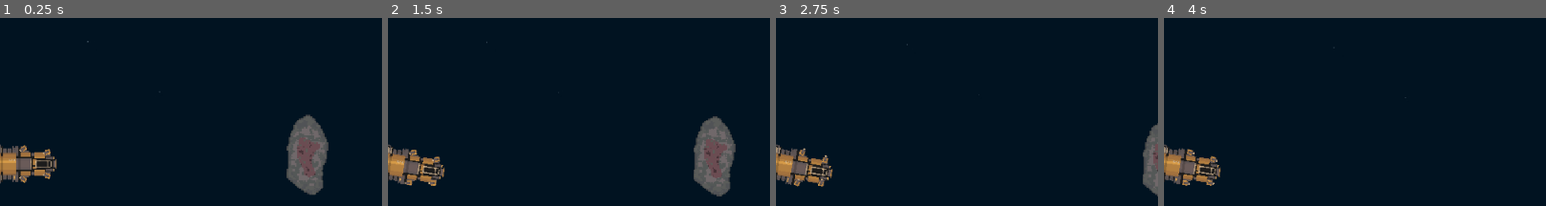
Above: before the commit, frames 1-4 (left to right).
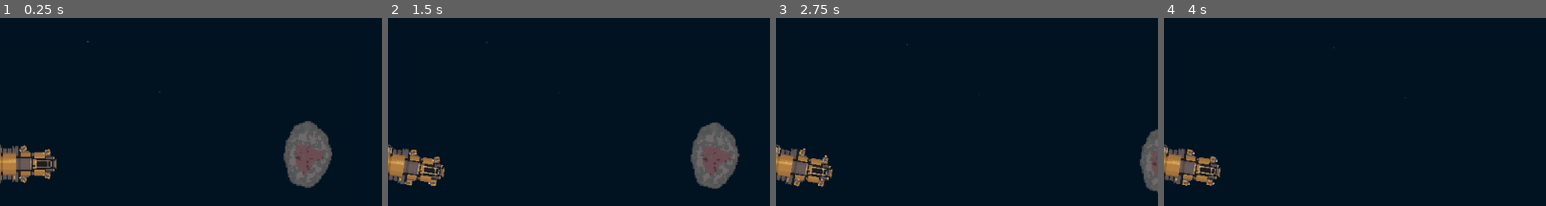
Above: after the commit, the same moments.

Repository: Senatrius/ablation
Game: Godot game, scene res://systems/game/game.tscn
The game is run twice, just before and just after one commit, with the same random seed, the same clock (stepped at 60 frames per second) and the same inputs.
Inputs (mouse positions are % of the whole screen's width and height, from its top left):
- Up to frame 1 (0.25 s): no input
- Up to frame 2 (1.5 s): tap Enter at 0.5 s; move the mouse to (72, 51) at 0.52 s; hold D (turn_right) 0.53-1.28 s; hold S (decelerate) 0.53-1.28 s; move the mouse to (30, 63) at 1.27 s; hold A (turn_left) from 1.28 s (still down); click (30, 63) at 1.35 s
- Up to frame 3 (2.75 s): move the mouse to (60, 32) at 2.02 s; release A (turn_left) at 2.03 s; hold D (turn_right) from 2.03 s (still down); hold S (decelerate) from 2.03 s (still down)
- Up to frame 4 (4 s): move the mouse to (45, 80) at 2.77 s; release D (turn_right) at 2.78 s; release S (decelerate) at 2.78 s; hold W (accelerate) 2.78-3.53 s; click (45, 80) at 2.85 s; tap Space at 3.5 s; move the mouse to (80, 74) at 3.52 s; hold A (turn_left) from 3.53 s (still down); hold S (decelerate) from 3.53 s (still down)
The pictures show only the part of the screen within x 50-100%, y 18-68%; the shares and areas given below are measured in that part.

The runs differ from the first frame. In frame 1, 1.5% of the frame differs, in the area x 74-87%, y 51-94%; in frame 2, 1.5%, in the area x 79-92%, y 52-95%; in frame 3, 0.4%; in frame 4, nothing differs.

Commit message:
rework asteroid breaking 2.0

Diff:
--- a/data/asteroids/small.tres
+++ b/data/asteroids/small.tres
@@ -8,8 +8,8 @@
 
 [resource]
 script = ExtResource("2_uv2hp")
-width = 40
-height = 70
+width = 45
+height = 60
 materials = Array[ExtResource("1_c0a1t")]([ExtResource("3_j6vh3"), ExtResource("2_b4kyp"), ExtResource("4_j6vh3")])
 layer_boundaries = Array[float]([0.79, 0.32])
 layer_variation = Array[float]([0.05, 0.4])
--- a/data/weapons/scatter_laser.tres
+++ b/data/weapons/scatter_laser.tres
@@ -6,10 +6,10 @@
 [resource]
 script = ExtResource("1_brt71")
 weapon_scene = ExtResource("2_3ifok")
-shots_per_second = 8.0
-damage = 0.5
+shots_per_second = 4.0
+damage = 2.0
 max_range = 350.0
-spread_radius = 6
+spread_radius = 4
 damage_radius = 2.0
 damage_falloff = 1.0
 id = &"scatter-laser"
--- a/systems/asteroid/asteroid.gd
+++ b/systems/asteroid/asteroid.gd
@@ -1,12 +1,18 @@
 @tool
 class_name Asteroid extends RigidBody2D
 
+## A chunk broke off. `material_counts` maps material index (into asteroid_def.materials) to cell count.
+## Listeners are copied onto fragments automatically, so connect once and you'll hear every piece.
 signal chunk_broken(material_counts: Dictionary[int, int], world_position: Vector2)
+## A disconnected piece split off as its own asteroid.
 signal fragment_spawned(fragment: Asteroid)
 
 const HIT_SEARCH_DISTANCE: float = 6.0
 const HIT_SEARCH_STEP: float = 0.5
+## How many visual damage stages a chunk goes through. Repainting is skipped between stages.
 const DAMAGE_PAINT_STEPS: int = 12
+## How far collision outlines are shrunk to clean up degenerate geometry. Invisible at this size.
+const COLLISION_CLEANUP_INSET: float = 0.01
 
 @export var asteroid_def: AsteroidDefinition
 @export var gen_seed: int = 0
@@ -14,13 +20,18 @@
 @export var mass_per_density: float = 0.01
 
 @export_group("Chunks")
-@export var chunk_size: float = 5.0
+## Average chunk diameter in cells.
+@export var chunk_size: float = 7.0
 @export_range(0.0, 0.9) var chunk_size_variation: float = 0.45
+## Chunks smaller than this get merged into a neighbour.
 @export var min_chunk_cells: int = 8
+## Multiplier on a chunk's summed cell durability. 1.0 = same total work as the old per-cell mining.
 @export var chunk_toughness: float = 1.0
+## Fraction of damage that also leaks into each neighbouring chunk. Builds chain breaks.
 @export_range(0.0, 1.0) var damage_spread: float = 0.1
 
 @export_group("Breaking")
+## Disconnected pieces smaller than this crumble into debris instead of floating away.
 @export var min_fragment_cells: int = 40
 @export var fragment_kick: float = 12.0
 @export var debris_min_speed: float = 20.0
@@ -28,12 +39,14 @@
 @export var debris_max_spin: float = 4.0
 
 @export_group("Debug")
+## Tint every chunk a different colour. Press Generate to see it in the editor.
 @export var debug_show_chunks: bool = false
 
 @export_tool_button("Generate")
 var generate_button: Callable = generate
 
 var cells: PackedByteArray
+## Display-only now: the per-cell view of its chunk's damage, used for painting.
 var health: PackedFloat32Array
 var size: Vector2i
 var chunks: ChunkMap
@@ -51,9 +64,12 @@
 var _islands_dirty: bool = false
 var _collision_interval: float = 0.0
 var _is_fragment: bool = false
+var _shape_owner: int = -1
+# Running sums over cells (in density units) so mass properties update in O(1) per removed cell.
 var _mass_sum: float = 0.0
 var _mass_moment: Vector2 = Vector2.ZERO
 var _mass_second_moment: float = 0.0
+
 
 func _ready() -> void:
 	if _is_fragment:
@@ -61,6 +77,7 @@
 	else:
 		generate()
 
+
 func generate() -> void:
 	if asteroid_def == null:
 		return
@@ -80,6 +97,8 @@
 		min_chunk_cells, chunk_toughness, _used_seed)
 	_build()
 
+
+## Everything that follows from `cells`, `health` and `chunks`. Shared by fresh asteroids and fragments.
 func _build() -> void:
 	_origin = -Vector2(size) / 2.0
 	_solid = 0
@@ -106,15 +125,18 @@
 	_rebuild_collision()
 	queue_redraw()
 
+
 func take_hit(world_point: Vector2, world_direction: Vector2, damage: float, radius: float = 0.0, falloff: float = 0.0) -> void:
 	var center: int = _find_solid_cell(world_point, world_direction)
 	if center == -1:
 		return
 
 	var cx: int = center % size.x
+	@warning_ignore("integer_division")
 	var cy: int = center / size.x
 	var reach: int = ceili(radius)
 
+	# Pool the damage per chunk instead of applying it to individual cells.
 	var hits: Dictionary[int, float] = {}
 	for dy: int in range(-reach, reach + 1):
 		for dx: int in range(-reach, reach + 1):
@@ -145,6 +167,7 @@
 	for chunk: int in broken:
 		_break_chunk(chunk, world_direction)
 
+
 func _add_chunk_damage(chunk: int, amount: float, broken: PackedInt32Array) -> void:
 	if not chunks.has_chunk(chunk) or broken.has(chunk):
 		return
@@ -162,6 +185,7 @@
 			health[i] = asteroid_def.materials[cells[i] - 1].durability * (1.0 - fraction)
 			_repaint(i)
 
+
 func _break_chunk(chunk: int, world_direction: Vector2) -> void:
 	var indices: PackedInt32Array = chunks.members[chunk]
 	if indices.is_empty():
@@ -173,6 +197,7 @@
 
 	for i: int in indices:
 		var x: int = i % size.x
+		@warning_ignore("integer_division")
 		var y: int = i / size.x
 		debris_image.set_pixel(x - rect.position.x, y - rect.position.y, _image.get_pixel(x, y))
 		var material: int = cells[i] - 1
@@ -204,11 +229,13 @@
 	for i: int in indices:
 		_repaint_with_neighbours(i)
 
+
 func _spawn_debris(image: Image, local_center: Vector2, world_direction: Vector2) -> void:
 	var parent: Node = get_parent()
 	if parent == null or Engine.is_editor_hint():
 		return
 
+	# Fly out of the surface and back toward the shooter, plus whatever the asteroid was doing.
 	var outward: Vector2 = global_transform.basis_xform(local_center - center_of_mass).normalized()
 	var direction: Vector2 = (outward - world_direction.normalized() * 0.6).normalized()
 	var world_center: Vector2 = to_global(local_center)
@@ -223,6 +250,9 @@
 func _split_islands() -> void:
 	_islands_dirty = false
 
+	# Connectivity is checked on the chunk graph, not the cell grid: chunks are always internally
+	# connected and only ever removed whole, so two touching chunks stay touching while both exist.
+	# That's a few hundred nodes instead of tens of thousands of cells.
 	var islands: Array[PackedInt32Array] = []  # chunk ids per island
 	var island_cells: PackedInt32Array = PackedInt32Array()
 	var visited: PackedByteArray = PackedByteArray()
@@ -269,6 +299,7 @@
 				indices.append_array(chunks.members[chunk])
 			_spawn_fragment(indices)
 
+
 func _spawn_fragment(indices: PackedInt32Array) -> void:
 	var rect: Rect2i = _bounds_of(indices)
 	var fragment: Asteroid = _instantiate_sibling()
@@ -296,6 +327,7 @@
 	fragment._is_fragment = true
 	_copy_settings_to(fragment)
 
+	# Place it exactly where those cells were, moving the way that part of the asteroid was moving.
 	var local_center: Vector2 = _origin + Vector2(rect.position) + Vector2(rect.size) / 2.0
 	var world_center: Vector2 = to_global(local_center)
 	var world_transform: Transform2D = Transform2D(global_rotation, world_center)
@@ -315,6 +347,7 @@
 
 	parent.add_child(fragment)
 	fragment_spawned.emit(fragment)
+
 
 func _instantiate_sibling() -> Asteroid:
 	# Prefer our own scene so fragments keep its layers, materials, child nodes, etc.
@@ -326,6 +359,7 @@
 				return node
 			node.free()
 	return Asteroid.new()
+
 
 func _copy_settings_to(fragment: Asteroid) -> void:
 	fragment.collision_recalculation_interval = collision_recalculation_interval
@@ -354,6 +388,8 @@
 	for connection: Dictionary in fragment_spawned.get_connections():
 		fragment.fragment_spawned.connect(connection.callable, connection.flags)
 
+
+## Accumulates one cell's contribution to the mass sums. `weight` is +1 to add, -1 to remove.
 func _add_cell_mass(i: int, weight: float) -> void:
 	var density: float = asteroid_def.materials[cells[i] - 1].density * weight
 	@warning_ignore("integer_division")
@@ -362,6 +398,9 @@
 	_mass_moment += position_local * density
 	_mass_second_moment += position_local.length_squared() * density
 
+
+## Godot's automatic centre of mass goes by where the collision shape nodes sit, not where their
+## area is, so it would land on the grid corner. Mass, centre and inertia come from the cells instead.
 func _apply_mass_properties() -> void:
 	if _mass_sum <= 0.0:
 		return
@@ -373,12 +412,15 @@
 	var about_centre: float = _mass_second_moment - _mass_sum * centre.length_squared() + _mass_sum / 6.0
 	inertia = maxf(about_centre * mass_per_density, 0.01)
 
+
 func _global_center_of_mass() -> Vector2:
 	return to_global(center_of_mass)
+
 
 func _velocity_at(world_point: Vector2) -> Vector2:
 	var r: Vector2 = world_point - _global_center_of_mass()
 	return linear_velocity + Vector2(-r.y, r.x) * angular_velocity
+
 
 func _chunks_in(indices: PackedInt32Array) -> PackedInt32Array:
 	var found: Dictionary[int, bool] = {}
@@ -387,6 +429,7 @@
 		if chunk != ChunkMap.EMPTY:
 			found[chunk] = true
 	return PackedInt32Array(found.keys())
+
 
 func _bounds_of(indices: PackedInt32Array) -> Rect2i:
 	var min_cell: Vector2i = size
@@ -398,12 +441,15 @@
 		max_cell = max_cell.max(cell)
 	return Rect2i(min_cell, max_cell - min_cell + Vector2i.ONE)
 
+
 func _draw() -> void:
 	if _texture:
 		draw_texture(_texture, _origin)
 
+
 func _find_solid_cell(world_point: Vector2, world_direction: Vector2) -> int:
 	var step: Vector2 = global_transform.basis_xform_inv(world_direction).normalized() * HIT_SEARCH_STEP
+	# Start a pixel early, in case the collision outline sits inside the visible rock.
 	var pos: Vector2 = to_local(world_point) - _origin - step * 2.0
 
 	var travelled: float = 0.0
@@ -418,6 +464,7 @@
 		travelled += HIT_SEARCH_STEP
 	return -1
 
+
 func _repaint_with_neighbours(i: int) -> void:
 	_repaint(i)
 	var x: int = i % size.x
@@ -430,34 +477,58 @@
 	if i < cells.size() - size.x:
 		_repaint(i + size.x)
 
+
 func _repaint(i: int) -> void:
 	var x: int = i % size.x
+	@warning_ignore("integer_division")
 	var y: int = i / size.x
 	_image.set_pixel(x, y, _painter.colour_at(cells, health, chunks.ids, i, x, y))
 	_texture_dirty = true
 
+
 func _rebuild_collision() -> void:
 	_collision_dirty = false
 	_collision_interval = collision_recalculation_interval
 
-	for child: Node in get_children():
-		if child is CollisionPolygon2D:
-			child.queue_free()
+	# Shapes go straight onto the body through a shape owner (what CollisionPolygon2D does internally),
+	# so there's no node per convex piece and old shapes are gone immediately.
+	if _shape_owner == -1:
+		_shape_owner = create_shape_owner(self)
+	shape_owner_set_transform(_shape_owner, Transform2D(0.0, _origin))
+	shape_owner_clear_shapes(_shape_owner)
 
 	var bitmap: BitMap = BitMap.new()
 	bitmap.create_from_image_alpha(_image, 0.5)
-	for polygon: PackedVector2Array in bitmap.opaque_to_polygons(Rect2i(Vector2i.ZERO, size), 1.0):
-		var shape: CollisionPolygon2D = CollisionPolygon2D.new()
-		shape.build_mode = CollisionPolygon2D.BUILD_SOLIDS
-		shape.polygon = polygon
-		shape.position = _origin
-		add_child(shape)
+	for outline: PackedVector2Array in bitmap.opaque_to_polygons(Rect2i(Vector2i.ZERO, size), 1.0):
+		for piece: PackedVector2Array in _convex_pieces(outline):
+			var convex: ConvexPolygonShape2D = ConvexPolygonShape2D.new()
+			convex.points = piece
+			shape_owner_add_shape(_shape_owner, convex)
+
+
+## Splits one traced outline into convex pieces, the same thing CollisionPolygon2D's BUILD_SOLIDS does,
+## but robust against the outlines opaque_to_polygons produces for 1-cell-wide spikes: simplification
+## folds those into zero-width "out and back" edges, which convex decomposition rejects outright
+## (and CollisionPolygon2D then loses ALL of its collision).
+static func _convex_pieces(outline: PackedVector2Array) -> Array[PackedVector2Array]:
+	var pieces: Array[PackedVector2Array] = []
+	var outline_clockwise: bool = Geometry2D.is_polygon_clockwise(outline)
+
+	# Shrinking by a hair makes Clipper drop zero-width spikes and split pinch points apart.
+	for cleaned: PackedVector2Array in Geometry2D.offset_polygon(outline, -COLLISION_CLEANUP_INSET, Geometry2D.JOIN_MITER):
+		if cleaned.size() < 3 or Geometry2D.is_polygon_clockwise(cleaned) != outline_clockwise:
+			continue  # degenerate, or a hole produced by the offset
+		pieces.append_array(Geometry2D.decompose_polygon_in_convex(cleaned))
+
+	return pieces
+
 
 func _process(_delta: float) -> void:
 	if _texture_dirty:
 		_texture.update(_image)
 		_texture_dirty = false
 
+
 func _physics_process(delta: float) -> void:
 	if _islands_dirty and not Engine.is_editor_hint():
 		_split_islands()
--- a/systems/asteroid/asteroid.tscn
+++ b/systems/asteroid/asteroid.tscn
@@ -7,8 +7,11 @@
 texture_filter = 1
 collision_layer = 2
 collision_mask = 3
-mass = 507.1
+mass = 92.15
 gravity_scale = 0.0
+center_of_mass_mode = 1
+center_of_mass = Vector2(-0.59522516, -0.24443841)
+inertia = 12303.492
 script = ExtResource("1_kps4p")
 asteroid_def = ExtResource("2_xyx6l")
 gen_seed = 2
--- a/systems/game/game.tscn
+++ b/systems/game/game.tscn
@@ -26,23 +26,71 @@
 [node name="Asteroid" parent="." unique_id=636778119 instance=ExtResource("4_mprjm")]
 position = Vector2(495, 283)
 mass = 0.1
+center_of_mass = Vector2(-4.4548445, 5.6581445)
+inertia = 0.01
 collision_recalculation_interval = 0.0
 mass_per_density = 0.0
+chunk_size = 0.0
+chunk_size_variation = 0.0
+min_chunk_cells = 0
+chunk_toughness = 0.0
+damage_spread = 0.0
+min_fragment_cells = 0
+fragment_kick = 0.0
+debris_min_speed = 0.0
+debris_max_speed = 0.0
+debris_max_spin = 0.0
 
 [node name="Asteroid2" parent="." unique_id=552152055 instance=ExtResource("4_mprjm")]
 position = Vector2(429, 368)
 mass = 0.1
+center_of_mass = Vector2(-4.4548445, 5.6581445)
+inertia = 0.01
 collision_recalculation_interval = 0.0
 mass_per_density = 0.0
+chunk_size = 0.0
+chunk_size_variation = 0.0
+min_chunk_cells = 0
+chunk_toughness = 0.0
+damage_spread = 0.0
+min_fragment_cells = 0
+fragment_kick = 0.0
+debris_min_speed = 0.0
+debris_max_speed = 0.0
+debris_max_spin = 0.0
 
 [node name="Asteroid3" parent="." unique_id=1996561616 instance=ExtResource("4_mprjm")]
 position = Vector2(140, 309)
 mass = 0.1
+center_of_mass = Vector2(-4.4548445, 5.6581445)
+inertia = 0.01
 collision_recalculation_interval = 0.0
 mass_per_density = 0.0
+chunk_size = 0.0
+chunk_size_variation = 0.0
+min_chunk_cells = 0
+chunk_toughness = 0.0
+damage_spread = 0.0
+min_fragment_cells = 0
+fragment_kick = 0.0
+debris_min_speed = 0.0
+debris_max_speed = 0.0
+debris_max_spin = 0.0
 
 [node name="Asteroid5" parent="." unique_id=700620523 instance=ExtResource("4_mprjm")]
 position = Vector2(384, 84)
 mass = 0.1
+center_of_mass = Vector2(-4.4548445, 5.6581445)
+inertia = 0.01
 collision_recalculation_interval = 0.0
 mass_per_density = 0.0
+chunk_size = 0.0
+chunk_size_variation = 0.0
+min_chunk_cells = 0
+chunk_toughness = 0.0
+damage_spread = 0.0
+min_fragment_cells = 0
+fragment_kick = 0.0
+debris_min_speed = 0.0
+debris_max_speed = 0.0
+debris_max_spin = 0.0
